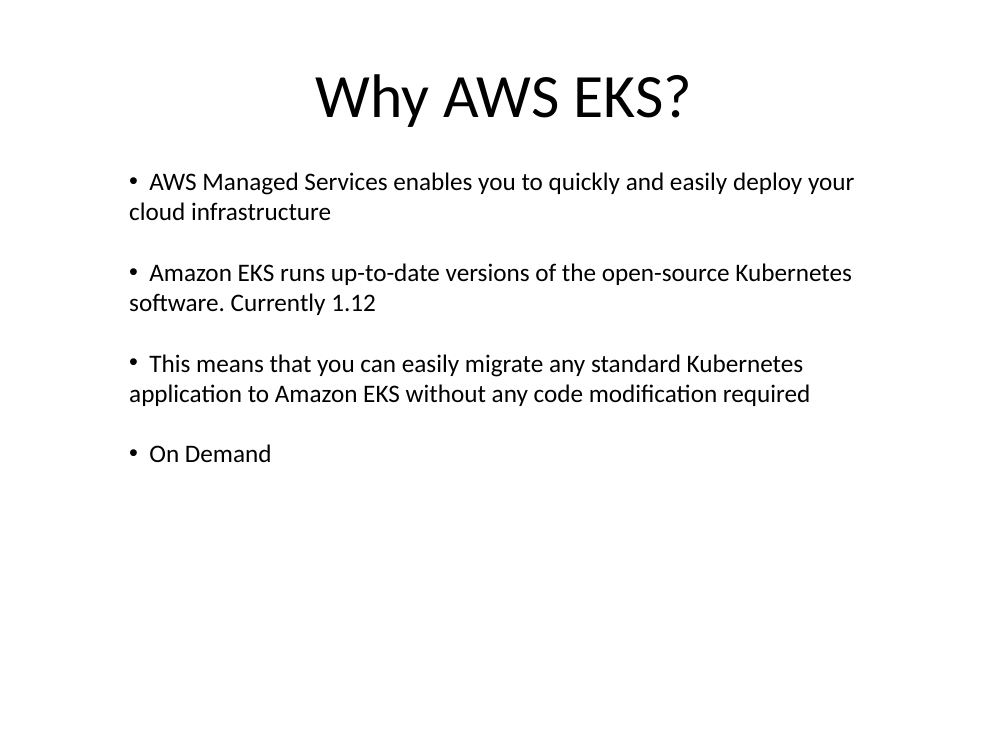
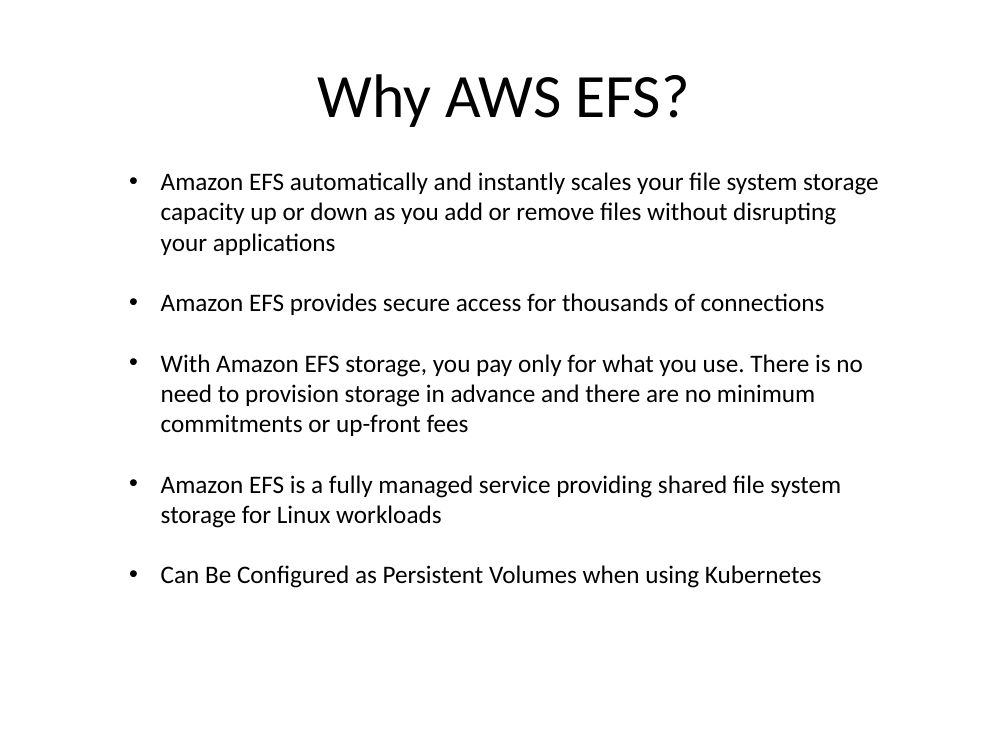
Before and after one commit to anjilinux/project-eks-efs-pv, a slide deck: slide 3 of slides/AWS-EKS-Cluster-EFS-Provisioner.pptx. Drawn at 1008x756 pixels with LibreOffice and Linux fonts; fonts in the diff are those of the drawing; background and template pictures are left out. Boxes give left, top, right and bottom in pixels: in the first picture for what was removed or moved away, otherwise in the second. Text is boxed around its words. In the diff, an @@ line names an element or a change of style, - is before the commit and + after.

```diff
--- a/slides/AWS-EKS-Cluster-EFS-Provisioner.pptx
+++ b/slides/AWS-EKS-Cluster-EFS-Provisioner.pptx
@@ title at [318,74,689,127]: text changed @@
-Why AWS EKS?
+Why AWS EFS?
@@ text at [161,172,879,588]: text changed @@
-• AWS Managed Services enables you to quickly and easily deploy your cloud infrastructure
-• Amazon EKS runs up-to-date versions of the open-source Kubernetes software. Currently 1.12
-• This means that you can easily migrate any standard Kubernetes application to Amazon EKS without any code modification required
-• On Demand
+• Amazon EFS automatically and instantly scales your file system storage capacity up or down as you add or remove files without disrupting your applications
+• Amazon EFS provides secure access for thousands of connections
+• With Amazon EFS storage, you pay only for what you use. There is no need to provision storage in advance and there are no minimum commitments or up-front fees
+• Amazon EFS is a fully managed service providing shared file system storage for Linux workloads
+• Can Be Configured as Persistent Volumes when using Kubernetes
```
Also in this commit, not shown: 4 other slides changed.
